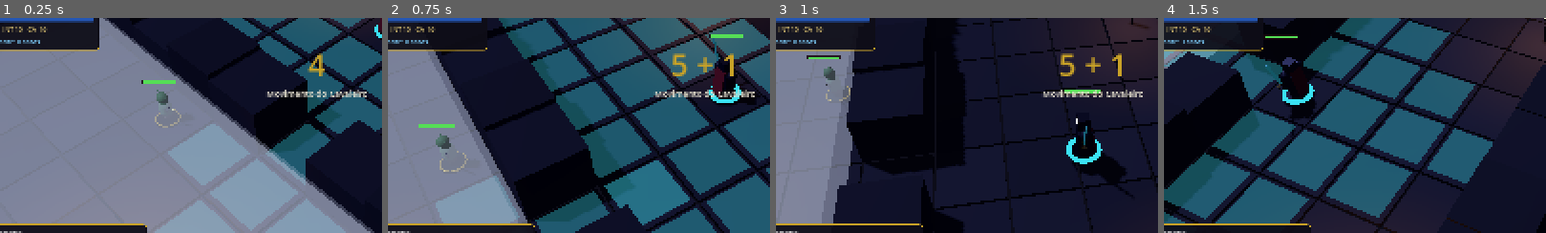
Above: before the commit, frames 1-4 (left to right).
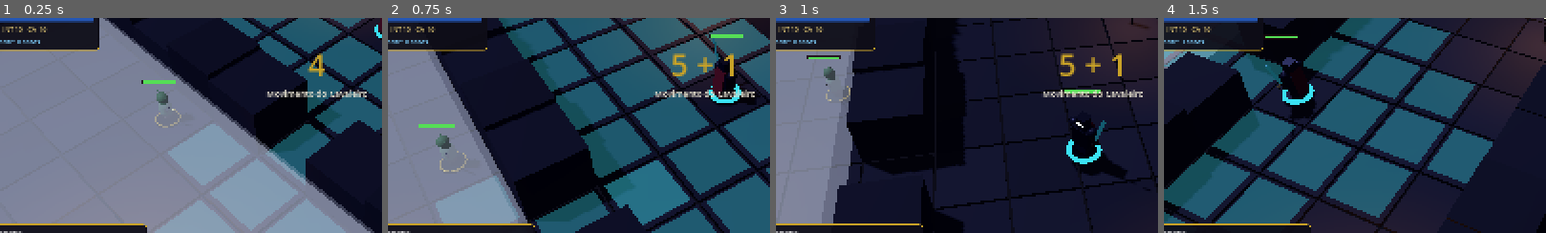
Above: after the commit, the same moments.

Repository: FalconiRod/Little-Sword
Game: Godot game, scene res://src/scenes/main.tscn
Same seed, same stepped clock (60 frames per second), same inputs: the game is played once before the commit and once after it.
Inputs (mouse positions are % of the whole screen's width and height, from its top left):
- Up to frame 1 (0.25 s): no input
- Up to frame 2 (0.75 s): tap Enter at 0.5 s; move the mouse to (45, 70) at 0.52 s; hold W from 0.53 s (still down); hold Q from 0.53 s (still down); click (45, 70) at 0.67 s
- Up to frame 3 (1 s): keep holding W; keep holding Q
- Up to frame 4 (1.5 s): keep holding W; move the mouse to (80, 65) at 1.27 s; release Q at 1.28 s; tap E at 1.35 s
The pictures show only the part of the screen within x 8-58%, y 29-79%; the shares and areas given below are measured in that part.

Frames 1-2 are identical in both runs. In frame 3, 0.6% of the frame differs, in the area x 77-98%, y 46-83%; in frame 4, nothing differs.

Commit message:
v0.2.13: giro angular suave + animacao de investida nos ataques

Diff:
--- a/src/autoload/combat_system.gd
+++ b/src/autoload/combat_system.gd
@@ -13,6 +13,9 @@
 	await get_tree().create_timer(1.05).timeout
 	if TurnManager.game_ended:
 		return
+	# A investida acompanha a resolucao: avanca e retorna enquanto o resultado
+	# (dano/erro) e aplicado.
+	attacker.animate_lunge(target.global_position)
 	_alert_victims(target)
 	var tgt_ac: int = target.effective_ac()
 	if chk["hit"]:
--- a/src/units/unit_base.gd
+++ b/src/units/unit_base.gd
@@ -106,10 +106,35 @@
 			child.position.x = -(0.92 - 0.92 * ratio) / 2.0
 	_fg_mat.albedo_color = Color(0.85, 0.2, 0.2).lerp(Color(0.3, 0.85, 0.3), ratio)
 
+var _rot_tween: Tween
+
 func face_towards(wp: Vector3) -> void:
 	var dir := wp - position
-	if Vector2(dir.x, dir.z).length() > 0.01:
-		rotation.y = atan2(dir.x, dir.z)
+	if Vector2(dir.x, dir.z).length() <= 0.01:
+		return
+	var target := atan2(dir.x, dir.z)
+	if _rot_tween and _rot_tween.is_valid():
+		_rot_tween.kill()
+	# Menor caminho angular: evita a peca "dar a volta" ao cruzar +-180 graus.
+	var start := rotation.y
+	var delta := wrapf(target - start, -PI, PI)
+	_rot_tween = create_tween()
+	_rot_tween.tween_method(func(a: float) -> void: rotation.y = a,
+		start, start + delta, 0.12)
+
+## Investida curta na direcao do alvo e volta ao lugar (impacto fisico).
+func animate_lunge(target_wp: Vector3) -> void:
+	var dir := target_wp - global_position
+	dir.y = 0.0
+	if dir.length() < 0.01:
+		return
+	dir = dir.normalized()
+	var base := global_position
+	var tw := create_tween()
+	tw.tween_property(self, "global_position", base + dir * 0.55, 0.09) \
+		.set_trans(Tween.TRANS_QUAD).set_ease(Tween.EASE_OUT)
+	tw.tween_property(self, "global_position", base, 0.16) \
+		.set_trans(Tween.TRANS_QUAD).set_ease(Tween.EASE_IN)
 
 ## Movimento de peça: saltos curtos célula a célula.
 func animate_move(path: Array) -> void:
Not shown, changed: docs/CHANGELOG.md
